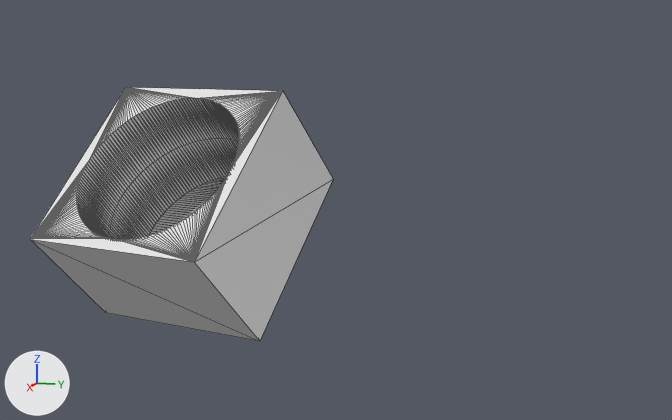
What one commit did to the Blender file blender/scene.blend.
Before and after are seen from a camera (50 mm lens) standing at (98.3, 5.2, 22.0) and looking at (-11.5, -26.2, 2.9). The lights are fixed; the arrows at lower left show +X, +Y and +Z. Mesh edges are drawn as thin lines.

In view in the first picture: 'Model'.
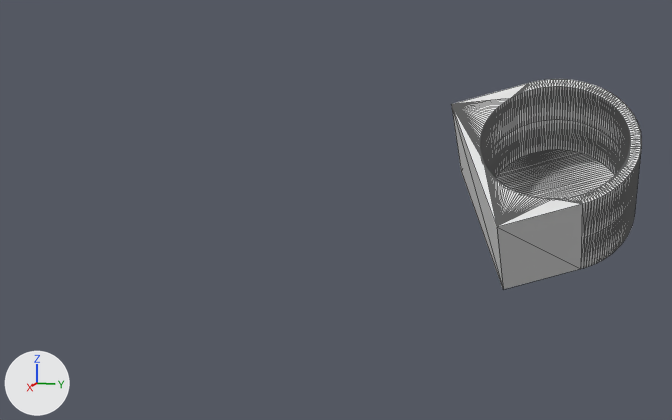
Location of each change, [x1, y1, x2, y2] in pixels of the pictures (672 x 420 px):
'Model', reshaped, moved, turned, rescaled
    before: [30, 87, 333, 341]
    after: [452, 79, 641, 289]
part 1 of me_model_012, built on
    before: [30, 89, 333, 341]
    after: [454, 79, 641, 289]

The edits, one by one:
me_model_012 is used by ob_model.
me_model_012 had 506 vertices, 1008 faces and spanned x -40.0..40.0, y 0.0..55.0, z -40.0..40.0.
me_model_012 now has 770 vertices, 1536 faces and spans x -40.0..40.0, y 0.0..55.0, z -40.0..40.0.
me_model_012 part 1: 4 vertices removed from x 40.0, y 0.0..55.0, z -40.0..40.0; 268 vertices added at x 0.0..40.0, y 0.0..55.0, z -40.0..40.0.
Object 'Model' (ob_model) moves from (0.0, -37.0, 0.0) to (-39.0, -1.0, 0.0).
Object 'Model' (ob_model) turns from (90, 45, -14) to (133, -15, 106) degrees about x, y and z.
Object 'Model' (ob_model) is rescaled from (0.271, 0.271, 0.271) to (0.276, 0.276, 0.276).
